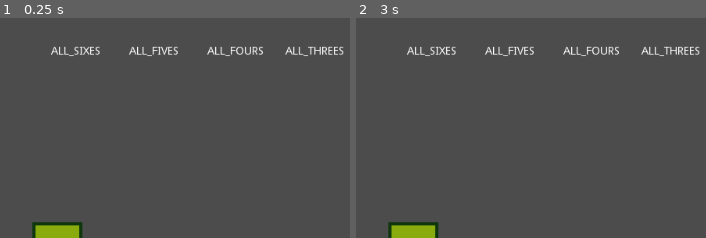
Above: before the commit, frames 1-2 (left to right).
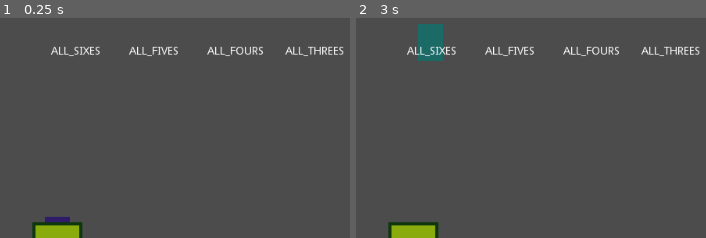
Above: after the commit, the same moments.

Repository: dexdexdex/house_wins
Game: Godot game, scene res://main.tscn
The game is run twice, just before and just after one commit, with the same random seed, the same clock (stepped at 60 frames per second) and the same inputs.
Inputs:
- Up to frame 1 (0.25 s): no input
- Up to frame 2 (3 s): tap Enter (ui_accept) at 0.5, 0.77, 1.25, 1.52, 2, 2.75 s; hold Right (ui_right) 0.53-1.28 s; hold Down (ui_down) 1.28-2.03 s; hold Right (ui_right) 2.03-2.78 s; hold Up (ui_up) from 2.78 s (still down)
The pictures show only the part of the screen within x 0-50%, y 0-50%; the shares and areas given below are measured in that part.

The runs differ from the first frame. In frame 1, 0.2% of the frame differs, in the area x 12-20%, y 90-93%; in frame 2, 1.1%, in the area x 17-25%, y 2-20%.

Commit message:
REady to integrate with main

Diff:
--- a/cash_in.gd
+++ b/cash_in.gd
@@ -12,6 +12,8 @@
 var reward = 100
 
 var main_node
+
+var hover = false
 
 # Called when the node enters the scene tree for the first time.
 func _ready():
@@ -72,5 +74,9 @@
 			return false
 
 # Called every frame. 'delta' is the elapsed time since the previous frame.
-#func _process(delta):
-#	pass
+func _process(delta):
+	if(hover == false):
+		$hover.visible = false
+	else:
+		$hover.visible = true
+	pass
--- a/cash_in.tscn
+++ b/cash_in.tscn
@@ -4,6 +4,16 @@
 
 [node name="cash_in" type="Node2D"]
 script = ExtResource( 1 )
+
+[node name="hover" type="ColorRect" parent="."]
+margin_left = 14.0
+margin_top = -28.0
+margin_right = 46.0
+margin_bottom = 19.0
+color = Color( 0.109804, 0.419608, 0.403922, 1 )
+__meta__ = {
+"_edit_use_anchors_": false
+}
 
 [node name="rule_label" type="Label" parent="."]
 margin_right = 40.0
--- a/dice.tscn
+++ b/dice.tscn
@@ -33,7 +33,7 @@
 
 [node name="hover" type="ColorRect" parent="."]
 margin_left = -8.0
-margin_top = 14.0
+margin_top = -31.0
 margin_right = 24.0
 margin_bottom = 16.0
 color = Color( 0.192157, 0.109804, 0.419608, 1 )
--- a/main.gd
+++ b/main.gd
@@ -11,6 +11,10 @@
 # dice position index is current position of your cursor, goes from 1-6
 var dice_position_index = 0
 var dice_array = []
+
+# cash in index position is where we do hover overing of cash in tiles
+var cash_in_index = 0
+var cash_in_array = []
 
 # if current funds = 0 then it's game over
 var current_funds = 10000
@@ -31,12 +35,22 @@
 		if(dice_array[i].is_held == false):
 			dice_array[i].roll_dice()
 
+func handle_cash_in_hover():
+	for i in 4:
+		cash_in_array[i].hover = false
+
+	if(cash_in_mode == true):
+		cash_in_array[cash_in_index].hover = true
+
+	pass
+
 func handle_dice_hover():
 
 	for i in 6:
 		dice_array[i].hover = false
 
 	if(dice_select_mode == true):
+		print('yup yup in dicey dice')
 		# dice position index 7 is reroll
 		if(dice_position_index < 6):
 			dice_array[dice_position_index].hover = true
@@ -46,6 +60,9 @@
 		if(dice_position_index == 6):
 			$reroll_button/reroll_text.visible = false
 			$reroll_button/reroll_text_hover.visible = true
+
+	else:
+		print('nope we are in cash in mode')
 
 # Called when the node enters the scene tree for the first time.
 func _ready():
@@ -82,6 +99,13 @@
 	add_child(cash_in_instance_2)
 	add_child(cash_in_instance_3)
 	add_child(cash_in_instance_4)
+
+	cash_in_array.append(cash_in_instance)
+	cash_in_array.append(cash_in_instance_2)
+	cash_in_array.append(cash_in_instance_3)
+	cash_in_array.append(cash_in_instance_4)
+
+
 	handle_dice_hover()
 
 	pass # Replace with function body.
@@ -90,30 +114,41 @@
 # Called every frame. 'delta' is the elapsed time since the previous frame.
 func _process(delta):
 
-	if(Input.is_action_pressed("ui_right") and input_ok == true and dice_position_index < 6):
-		dice_position_index += 1
-		handle_dice_hover()
+	if(Input.is_action_pressed("ui_right") and input_ok == true):
+		if(dice_select_mode == true and dice_position_index < 6):
+			dice_position_index += 1
+			handle_dice_hover()
+		elif(cash_in_mode == true and cash_in_index < 3):
+			cash_in_index += 1
+			handle_cash_in_hover()
+
 		input_ok = false
 
-	if(Input.is_action_pressed("ui_right") and input_ok == true and dice_position_index < 6):
-		dice_position_index += 1
-		handle_dice_hover()
-		input_ok = false
+	if(Input.is_action_pressed("ui_left") and input_ok == true):
+		if(dice_select_mode == true and dice_position_index > 0):
+			dice_position_index -= 1
+			handle_dice_hover()
+		elif(cash_in_mode == true and cash_in_index > 0):
+			cash_in_index -= 1
+			handle_cash_in_hover()
 
-	if(Input.is_action_pressed("ui_left") and input_ok == true and dice_position_index > 0):
-		dice_position_index -= 1
-		handle_dice_hover()
 		input_ok = false
 
 	if(Input.is_action_pressed("ui_up") and input_ok == true):
 		cash_in_mode = true
 		dice_select_mode = false
+		handle_dice_hover()
+		handle_cash_in_hover()
 
 		input_ok = false
 
 	if(Input.is_action_pressed("ui_down") and input_ok == true):
 		cash_in_mode = false
 		dice_select_mode = true
+		dice_position_index = 0
+		handle_dice_hover()
+		handle_cash_in_hover()
+
 
 		input_ok = false
 
